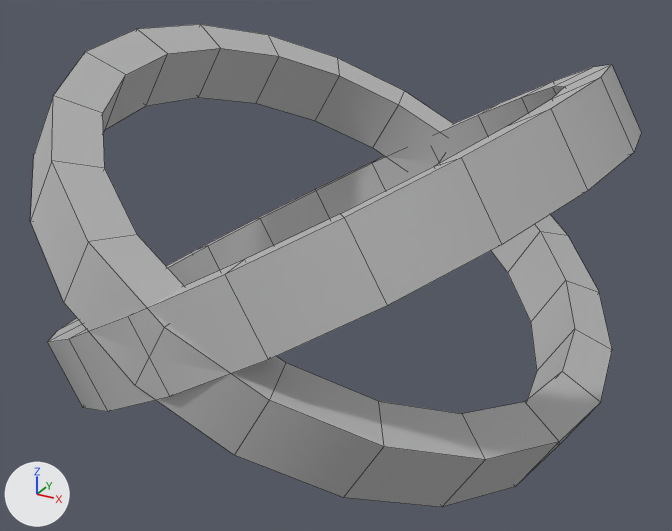
A saved change to the FBX model CyberSecurity/Assets/Prefabs/ChainAura.fbx.
One viewpoint serves both versions: a 50 mm lens placed at (0.102, -0.1874, 0.113), pointed at (0.0009, -0.0036, 0.0211). Lighting does not change. The marker at lower left points along +X, +Y and +Z. Mesh edges are drawn as thin lines. Where no turn or scale is listed for an object, it has been applied to the vertices.

The scene before the commit, as lines of its bpy script (objects in view):
```python
mat_lambert1 = principled_material('lambert1')
mat_lambert1.base_color = (0.5, 0.5, 0.5)  # grey #bcbcbc
me_mesh = bpy.data.meshes.new('Mesh')
me_mesh.from_pydata(...)  # 80 vertices, 80 faces; spans x -0.0673..0.0673, y -0.0729..0.0729, z -0.0436..0.0436
me_mesh.materials.append(mat_lambert1)  # grey #bcbcbc
me_mesh_001 = bpy.data.meshes.new('Mesh.001')
me_mesh_001.from_pydata(...)  # 80 vertices, 80 faces; spans x -0.0673..0.0673, y -0.0729..0.0729, z -0.0436..0.0436
me_mesh_001.materials.append(mat_lambert1)  # grey #bcbcbc
ob_pcylinder3 = bpy.data.objects.new('pCylinder3', me_mesh)
ob_pcylinder3.location = (0.0, 0.0, 0.0292)
ob_pcylinder4 = bpy.data.objects.new('pCylinder4', me_mesh_001)
ob_pcylinder4.location = (0.0, 0.0, 0.0292)
```
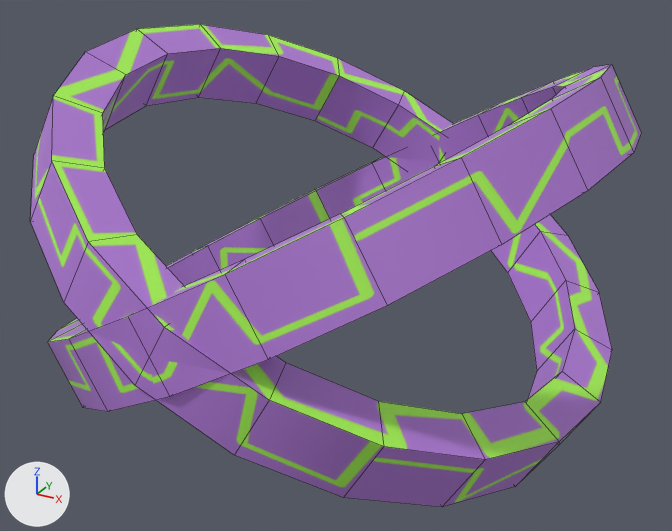
Location of each change, [x1, y1, x2, y2] in pixels of the pictures (672 x 531 px):
'pCylinder4', surface changed (grey to purple)
    both: [30, 24, 612, 507]
'pCylinder3', surface changed (grey to purple)
    both: [48, 64, 641, 412]

Diff of the bpy script that builds the scene:
```diff
--- a/CyberSecurity/Assets/Prefabs/ChainAura.fbx.py
+++ b/CyberSecurity/Assets/Prefabs/ChainAura.fbx.py
@@ img_chainaura_diffuse_jpg @@
+img_chainaura_diffuse_jpg = load_image('ChainAura_Diffuse.jpg', 'ChainAura_Diffuse.jpg', 1920, 1920, 'sRGB')
@@ mat_lambert1 @@
 mat_lambert1 = principled_material('lambert1')
-mat_lambert1.base_color = (0.5, 0.5, 0.5)  # grey #bcbcbc
+mat_lambert1.texture = img_chainaura_diffuse_jpg
```
